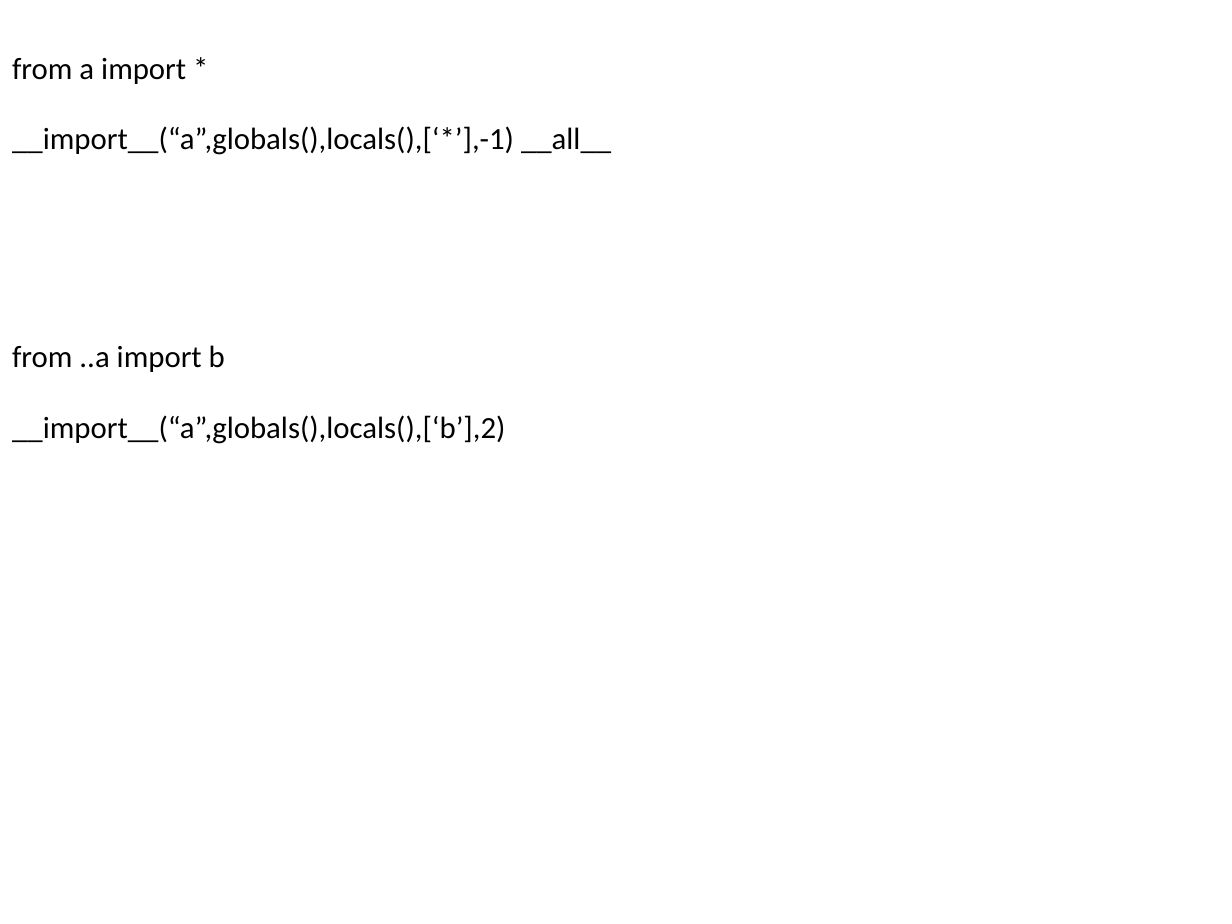
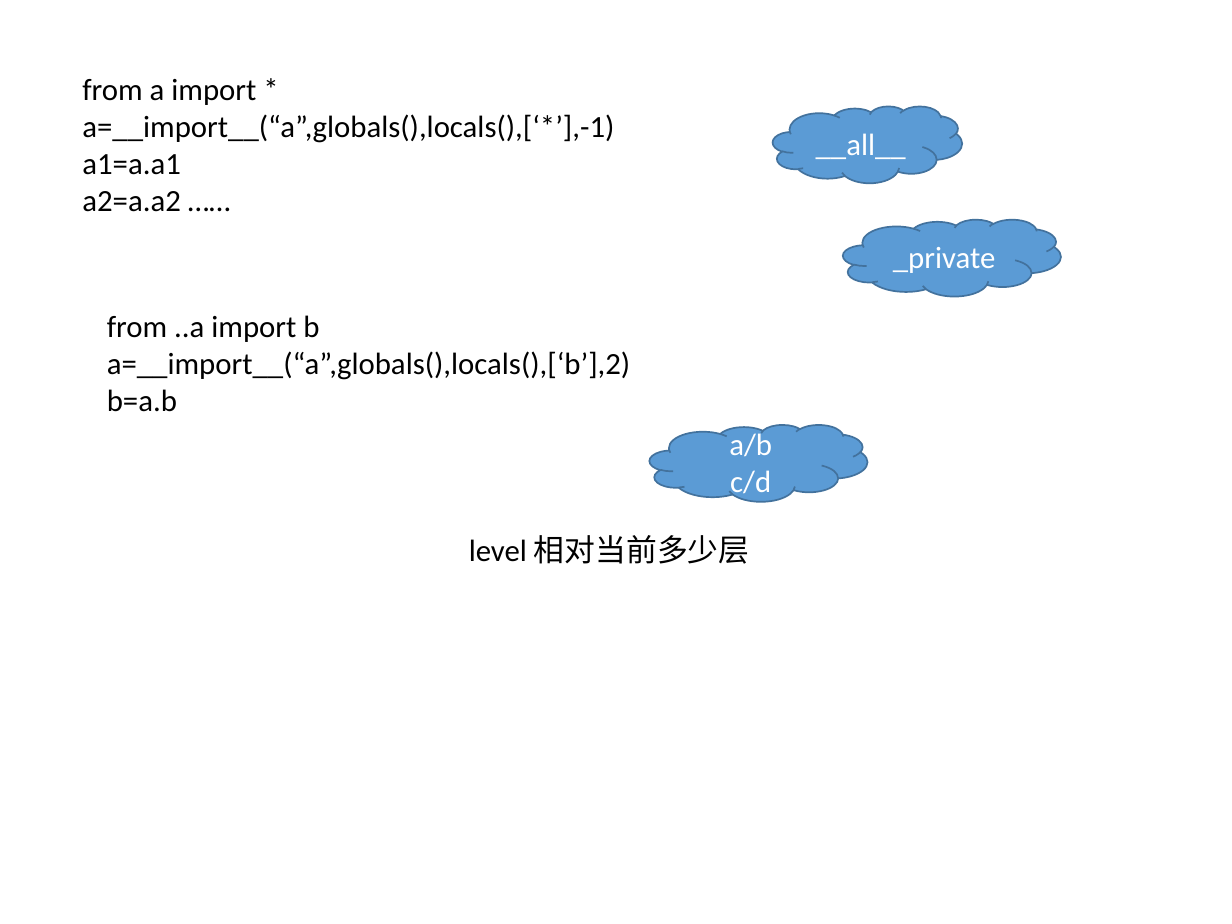
Before and after one commit to menfeng/studynote, a slide deck: slide 22 of python/source code/import/import.pptx. Drawn at 1232x924 pixels with LibreOffice and Linux fonts; fonts in the diff are those of the drawing. Boxes give left, top, right and bottom in pixels: in the first picture for what was removed or moved away, otherwise in the second. Text is boxed around its words. In the diff, an @@ line names an element or a change of style, - is before the commit and + after.

```diff
--- a/python/source code/import/import.pptx
+++ b/python/source code/import/import.pptx
@@ text "from a import *": place and size @@
-text "from a import *" at bbox=[12, 58, 186, 84]
+text "from a import *" at bbox=[82, 79, 614, 212]
@@ text at bbox=[82, 114, 614, 212]: paragraphs added @@
+a=__import__(“a”,globals(),locals(),[‘*’],-1)
+a1=a.a1
+a2=a.a2 ……
@@ cloud added at bbox=[772, 106, 962, 182], fill #5B9BD5, outline #43739E 1 pt, 18 pt, text #FFFFFF @@
+__all__
@@ text removed at bbox=[12, 126, 611, 155] @@
-__import__(“a”,globals(),locals(),[‘*’],-1) __all__
@@ cloud added at bbox=[843, 219, 1061, 296], fill #5B9BD5, outline #43739E 1 pt, 18 pt, text #FFFFFF @@
+_private
@@ text "from ..a import b": place and size @@
-text "from ..a import b" at bbox=[12, 345, 225, 372]
+text "from ..a import b" at bbox=[107, 315, 630, 412]
@@ text at bbox=[107, 351, 630, 412]: paragraphs added @@
+a=__import__(“a”,globals(),locals(),[‘b’],2)
+b=a.b
@@ text removed at bbox=[12, 415, 505, 444] @@
-__import__(“a”,globals(),locals(),[‘b’],2)
@@ cloud added at bbox=[649, 425, 867, 501], fill #5B9BD5, outline #43739E 1 pt, 18 pt, text #FFFFFF @@
+a/b
+c/d
@@ text added at bbox=[469, 535, 750, 564], 18 pt, text #000000 @@
+level 相对当前多少层
```
Also in this commit, not shown: 12 other slides changed, 2 slides added, 2 slides removed.
